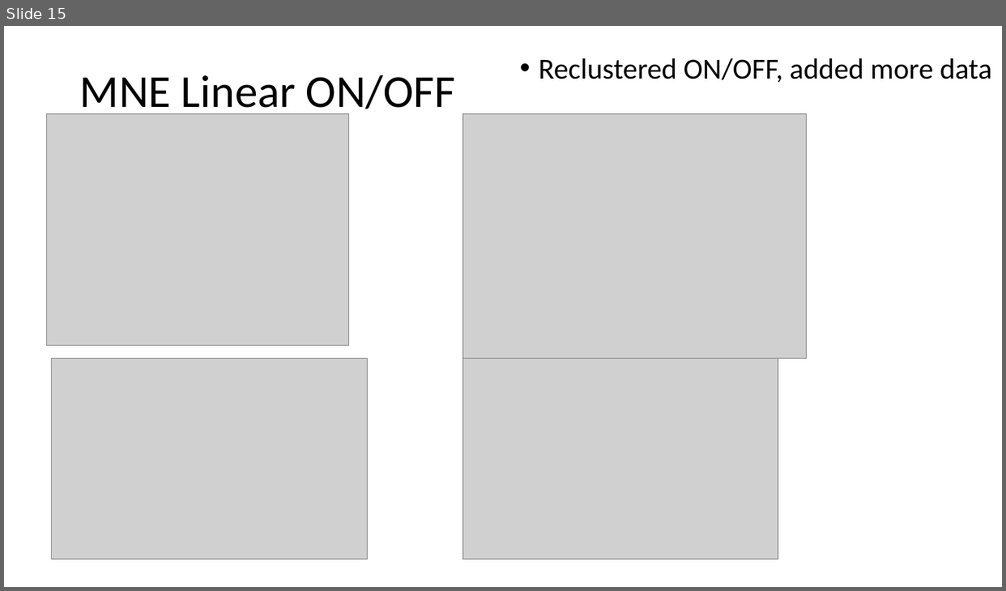
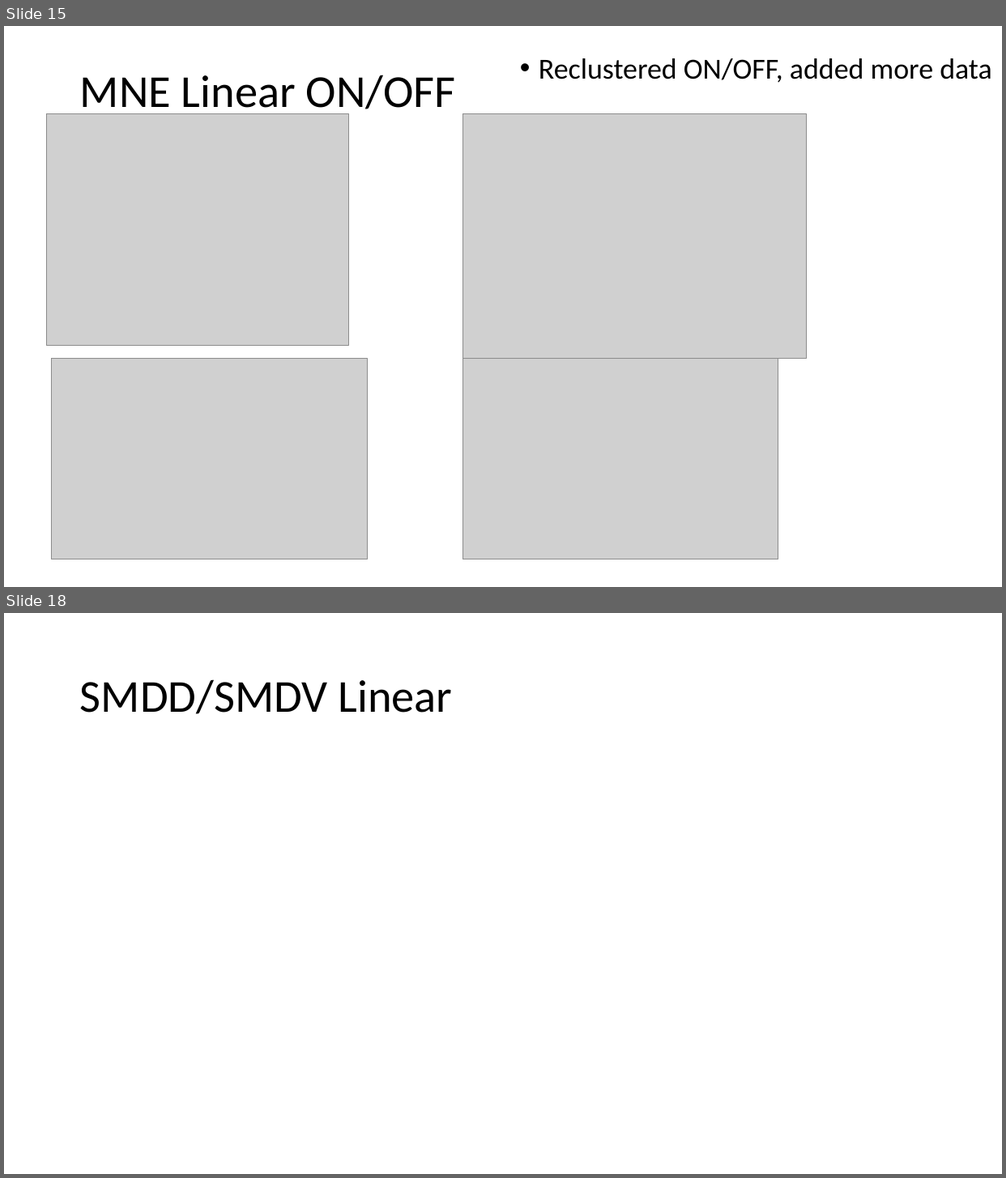
Before and after one commit to iulia-rusu/hyperbolic_sensory_stim, a slide deck: Documents/Powerpoints/Overview_HMDS_tan_MNE.pptx. Shown one above the other, each under a label of ours: slide 15 before the commit, slides 15 and 18 after it; the slides between them are not shown. The pictures are 1006x591 and 1006x1178 pixels, drawn with LibreOffice and Linux fonts; fonts in the diff are those of the drawing; grey boxes stand for pictures. Boxes give left, top, right and bottom in pixels: in the first picture for what was removed or moved away, otherwise in the second. Text is boxed around its words. In the diff, an @@ line names an element or a change of style, - is before the commit and + after.

```diff
--- a/Documents/Powerpoints/Overview_HMDS_tan_MNE.pptx
+++ b/Documents/Powerpoints/Overview_HMDS_tan_MNE.pptx
@@ slide 18 added at [4,613,1002,1174], background #FFFFFF @@
@@ title added at [80,679,452,714], 44 pt, text #000000 @@
+SMDD/SMDV Linear
```
Also in this commit, not shown: 2 slides changed, 6 other slides added, 35 other files.
